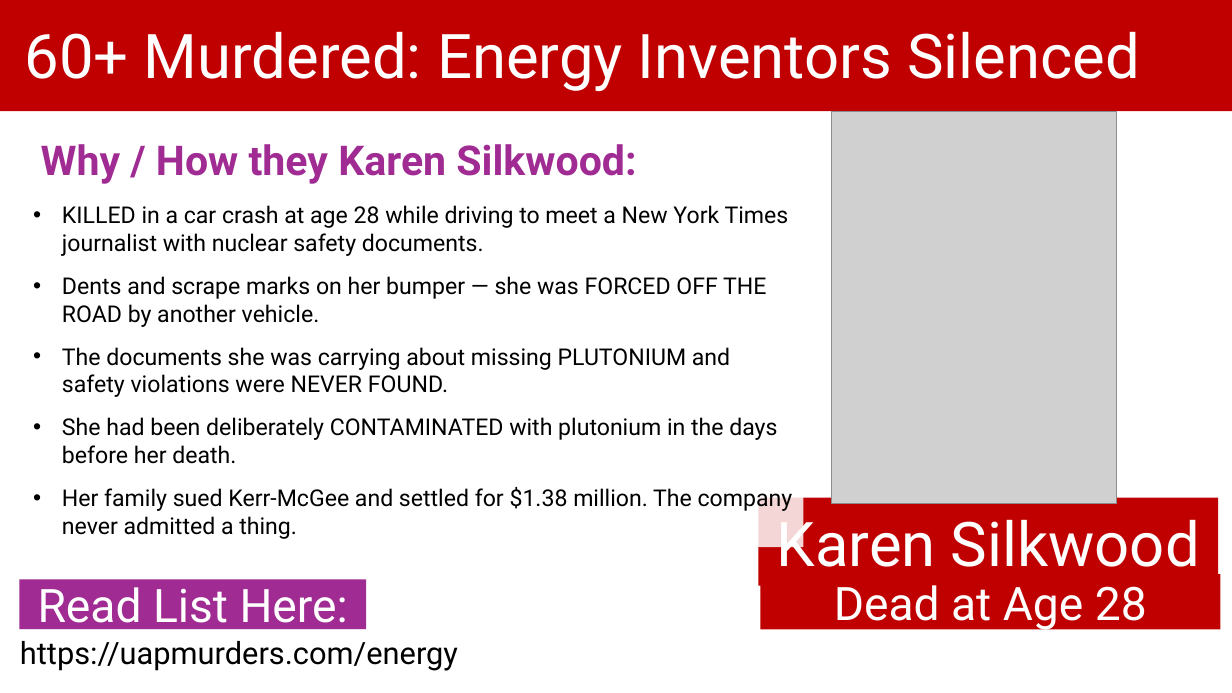
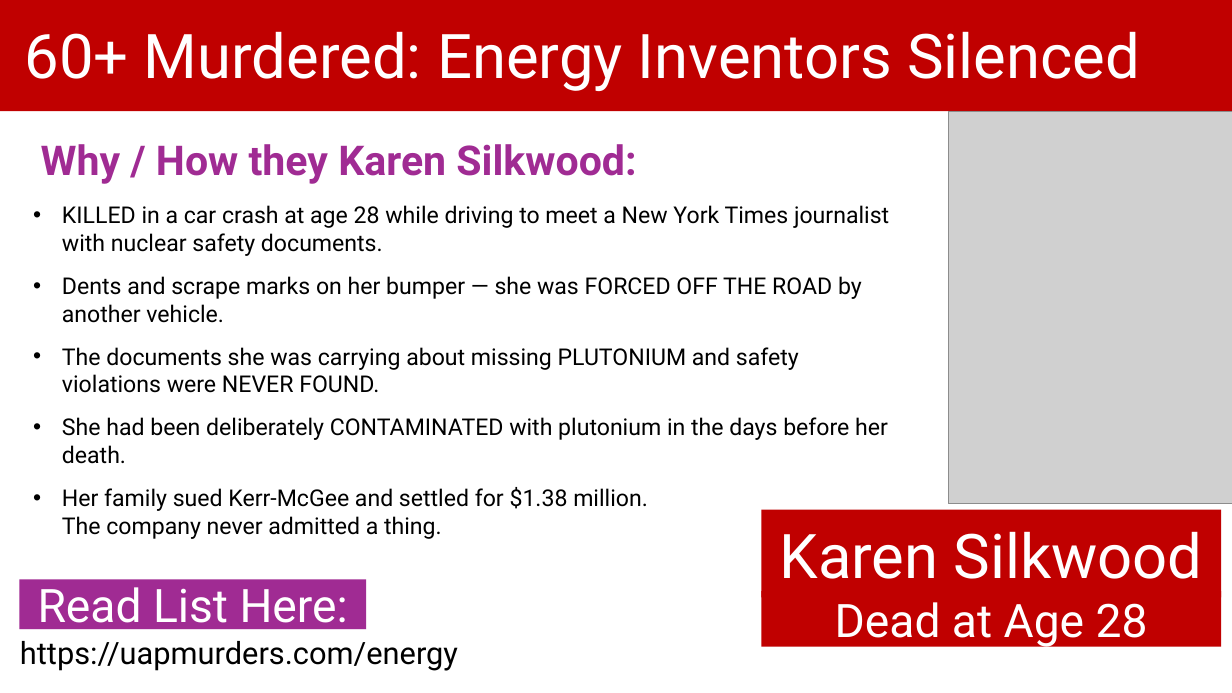
Before and after one commit to BryanStarbuck/UAP_Murder_Docus, a slide deck: slide 26 of Energy/Energy_Murders.pptx. Drawn at 1232x693 pixels with LibreOffice and Linux fonts; fonts in the diff are those of the drawing; grey boxes stand for pictures. Boxes give left, top, right and bottom in pixels: in the first picture for what was removed or moved away, otherwise in the second. Text is boxed around its words. In the diff, an @@ line names an element or a change of style, - is before the commit and + after.

```diff
--- a/Energy/Energy_Murders.pptx
+++ b/Energy/Energy_Murders.pptx
@@ picture: place and size @@
-picture at (832,111,1116,504)
+picture at (948,111,1232,504)
@@ text "KILLED in a car crash ..." rewrapped from (62,205,793,539) to (62,205,889,539) @@
@@ rectangle "Karen Silkwood": place and size @@
-rectangle "Karen Silkwood" at (759,498,1219,586)
+rectangle "Karen Silkwood" at (762,510,1222,598)
@@ rectangle "Dead at Age 28": place and size @@
-rectangle "Dead at Age 28" at (761,574,1221,629)
+rectangle "Dead at Age 28" at (762,592,1222,647)
@@ text "https://uapmurders.com/energy" rewrapped from (11,629,1192,676) to (20,641,458,671) @@
```
Also in this commit, not shown: 2 other slides changed, 1 slide removed, 58 other files.
